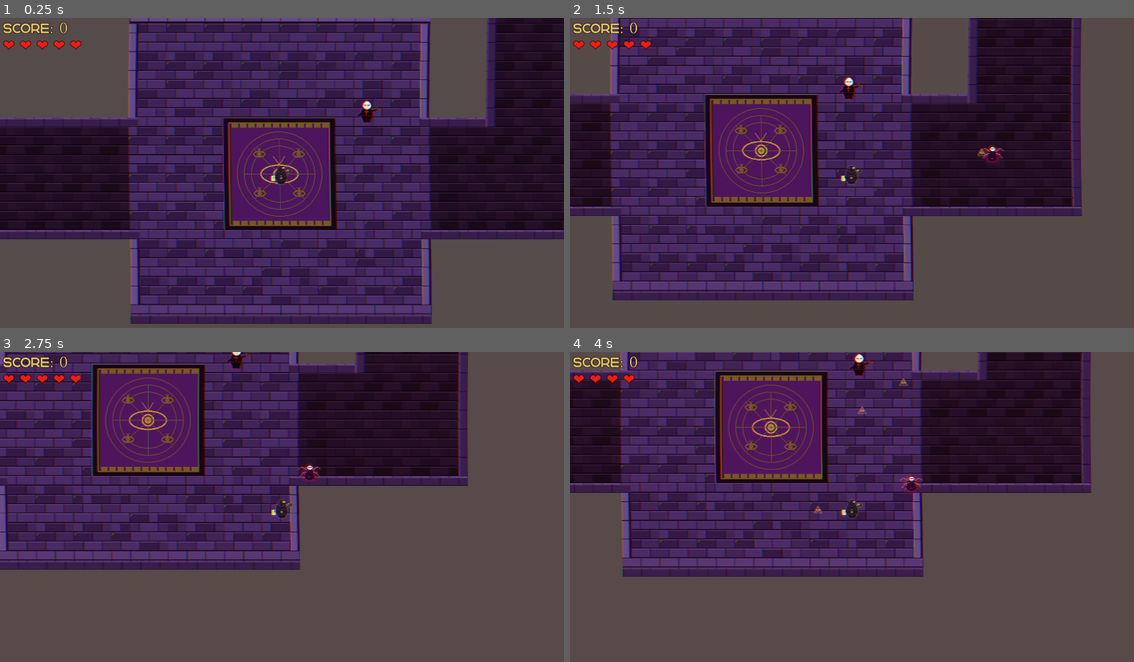
Above: before the commit, frames 1-4 (two rows, left to right).
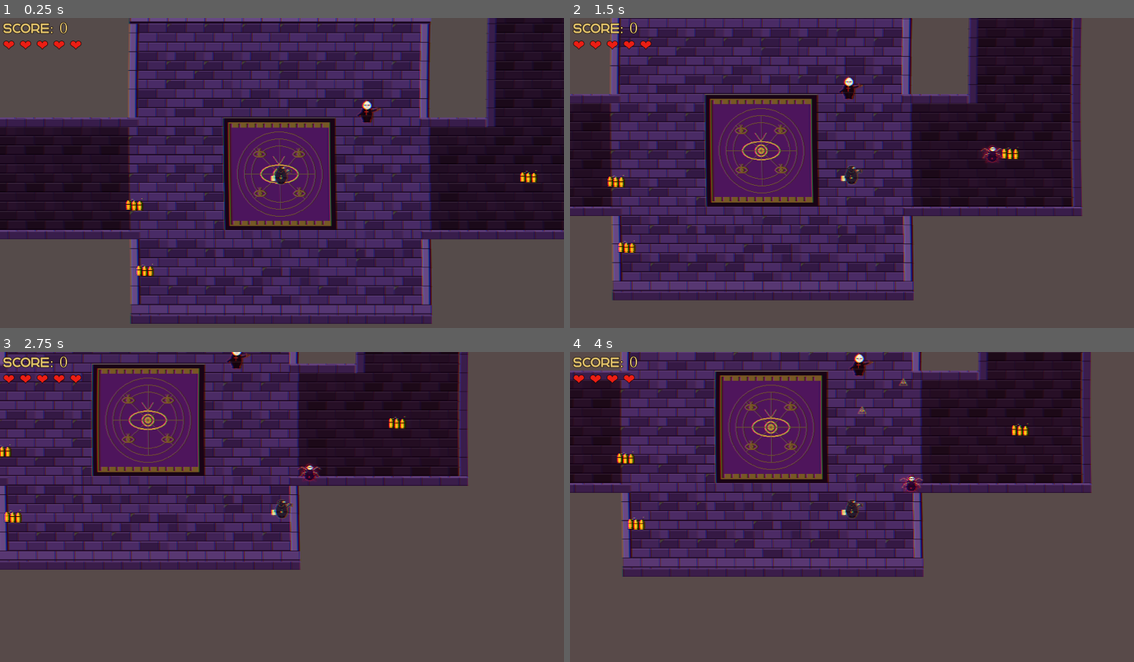
Above: after the commit, the same moments.

Repository: HMarchiori/Infiltrated
Game: Godot game, scene res://Game.tscn
Two runs of this game, one before a commit and one after it. Both use one fixed random seed, a clock stepped at 60 frames per second and the inputs below.
Inputs:
- Up to frame 1 (0.25 s): no input
- Up to frame 2 (1.5 s): tap Enter (ui_accept) at 0.5, 0.77 s; hold Right (ui_right) 0.53-1.28 s; hold Down (ui_down) from 1.28 s (still down)
- Up to frame 3 (2.75 s): tap Enter (ui_accept) at 1.52 s; release Down (ui_down) at 2.03 s; hold Right (ui_right) from 2.03 s (still down)
- Up to frame 4 (4 s): release Right (ui_right) at 2.78 s; hold Up (ui_up) 2.78-3.53 s; tap Enter (ui_accept) at 3.02, 3.5, 3.77 s; hold Left (ui_left) from 3.53 s (still down)

The runs differ from the first frame. In frame 1, 0.3% of the frame differs, in the area x 22-96%, y 49-84%; in frame 2, 0.3%, in the area x 6-80%, y 41-76%; in frame 3, 0.3%; in frame 4, 0.3%.

Commit message:
added fire rate power up

Diff:
--- a/infiltrated/EnemySpawner.gd
+++ b/infiltrated/EnemySpawner.gd
@@ -1,19 +1,36 @@
 extends Node
 
 @export var enemy_count: int = 20
+@export var powerUP_count: int = 10
 @export var min_dist_from_player: float = 180.0
 
 @export var ranged_enemy_scene: PackedScene
 @export var melee_enemy_scene: PackedScene
+@export var power_up : PackedScene
 
-var _vivos: int = 0
+var vivos: int = 0
 
 func _ready() -> void:
 	EventBus.inimigo_morreu.connect(_on_inimigo_morreu)
 
 func spawnar(quantidade: int) -> void:
-	_vivos = quantidade
-	var posicoes := _get_spawn_positions(quantidade)
+	vivos = powerUP_count + enemy_count
+
+	var posicoes := _get_spawn_positions(vivos)
+
+	for i in powerUP_count:
+		var cena: PackedScene
+
+		cena = power_up
+
+		if cena == null:
+			push_error("PowerUP: cena de power_up não configurada")
+			return
+
+		var power_ups: Node2D = cena.instantiate()
+		power_ups.global_position = posicoes[enemy_count + i - 1]
+		get_parent().add_child(power_ups)
+
 
 	for i in quantidade:
 		var cena: PackedScene
@@ -30,6 +47,7 @@
 		var inimigo: Node2D = cena.instantiate()
 		inimigo.global_position = posicoes[i]
 		get_parent().add_child(inimigo)
+
 
 func _get_spawn_positions(count: int) -> Array[Vector2]:
 	var tilemap := get_parent().get_node("TileMapLayer") as TileMapLayer
@@ -54,6 +72,6 @@
 	return result
 
 func _on_inimigo_morreu() -> void:
-	_vivos -= 1
-	if _vivos <= 0:
+	vivos -= 1
+	if vivos <= 0:
 		EventBus.sala_limpa.emit()
--- a/infiltrated/Player.gd
+++ b/infiltrated/Player.gd
@@ -1,7 +1,7 @@
 extends CharacterBody2D
 
 @export var speed: float = 200.0
-@export var fire_rate: float = 0.1
+@export var fire_rate: float = 0.4
 @export var hp: int = 3
 @export var bullet_scene: PackedScene
 @export var invincibility_duration: float = 2
@@ -15,6 +15,8 @@
 func _ready() -> void:
 	add_to_group("player")
 	EventBus.jogador_hp_alterado.emit(hp)
+	EventBus.powerUP.connect(powerUPFireRate)
+
 
 func _physics_process(delta: float) -> void:
 	var dir := Vector2(
@@ -63,3 +65,7 @@
 		return
 	_invincible = true
 	_invincibility_timer = invincibility_duration
+
+func powerUPFireRate() -> void:
+	fire_rate = max(0.05, fire_rate - 0.05)
+	print(fire_rate)
--- a/infiltrated/Player.tscn
+++ b/infiltrated/Player.tscn
@@ -12,7 +12,6 @@
 [node name="Player" type="CharacterBody2D" unique_id=1975386178]
 collision_layer = 2
 script = ExtResource("1_plscript")
-fire_rate = 0.2
 hp = 5
 bullet_scene = ExtResource("2_projscene")
 
--- a/infiltrated/Room.tscn
+++ b/infiltrated/Room.tscn
@@ -2,6 +2,7 @@
 
 [ext_resource type="Texture2D" uid="uid://dy576saxgwvph" path="res://Assets/tileset_3x3.png" id="1_61bxy"]
 [ext_resource type="PackedScene" uid="uid://c2447ho10j566" path="res://Enemy2.tscn" id="5_4v3hs"]
+[ext_resource type="PackedScene" uid="uid://cronne3df35vo" path="res://power_up.tscn" id="6_yc6jp"]
 [ext_resource type="Texture2D" uid="uid://u3ipbsckfohp" path="res://Assets/tileset_brickwall.png" id="7_vbd26"]
 [ext_resource type="Texture2D" uid="uid://dv5e1ur1usl0d" path="res://Assets/tileset_brickwall_relief.png" id="8_axjh2"]
 [ext_resource type="AudioStream" uid="uid://d2wly4iwgy7ol" path="res://Assets/ivan_luzan-epic-hybrid-logo-157092.mp3" id="9_4v3hs"]
@@ -3552,6 +3553,7 @@
 script = ExtResource("Spawner_script")
 ranged_enemy_scene = ExtResource("Enemy_scene")
 melee_enemy_scene = ExtResource("5_4v3hs")
+power_up = ExtResource("6_yc6jp")
 
 [node name="SpawnPoint" type="Marker2D" parent="." unique_id=1611997877]
 position = Vector2(3, 4)
--- a/infiltrated/autoloads/EventBus.gd
+++ b/infiltrated/autoloads/EventBus.gd
@@ -5,3 +5,4 @@
 signal jogador_morreu
 signal jogador_hp_alterado(hp_atual: int)
 signal you_won
+signal powerUP
--- /dev/null
+++ b/infiltrated/power_up.gd
@@ -0,0 +1,10 @@
+extends Area2D
+
+func _ready() -> void:
+	body_entered.connect(_on_body_entered)
+
+func _on_body_entered(body: Node2D) -> void:
+	if body.is_in_group("player"):
+		body.fire_rate = max(0.07, body.fire_rate - 0.06)
+		print("sla")
+		queue_free()
--- /dev/null
+++ b/infiltrated/power_up.tscn
@@ -0,0 +1,20 @@
+[gd_scene format=3 uid="uid://cronne3df35vo"]
+
+[ext_resource type="Script" uid="uid://cgsj1novfv54w" path="res://power_up.gd" id="1_lbdsv"]
+[ext_resource type="Texture2D" uid="uid://dt3mfmje7ngl5" path="res://VFuIzO.png" id="2_mkoic"]
+
+[sub_resource type="RectangleShape2D" id="RectangleShape2D_mkoic"]
+size = Vector2(37, 31)
+
+[node name="PowerUP" type="Area2D" unique_id=700638799]
+collision_layer = 16
+collision_mask = 2
+script = ExtResource("1_lbdsv")
+
+[node name="Sprite2D" type="Sprite2D" parent="." unique_id=422774111]
+scale = Vector2(0.1, 0.1)
+texture = ExtResource("2_mkoic")
+
+[node name="CollisionShape2D" type="CollisionShape2D" parent="." unique_id=866484828]
+position = Vector2(-0.5, -2.5)
+shape = SubResource("RectangleShape2D_mkoic")
Binary file added: infiltrated/VFuIzO.png
Not shown, added: infiltrated/VFuIzO.png.import
Not shown, added: infiltrated/power_up.gd.uid
